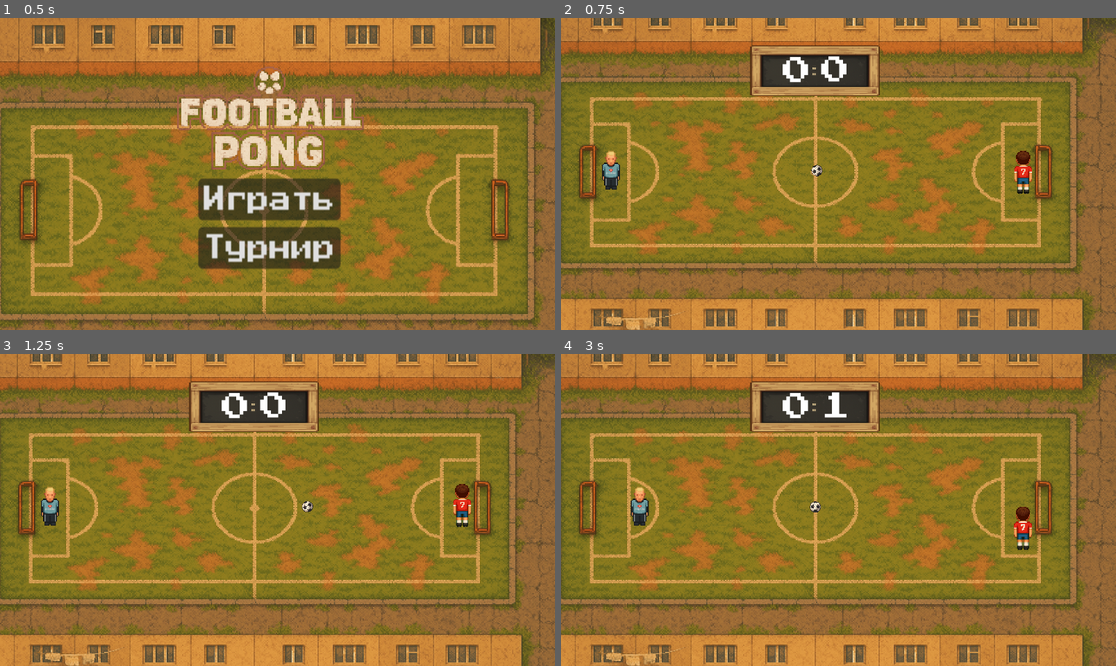
Above: before the commit, frames 1-4 (two rows, left to right).
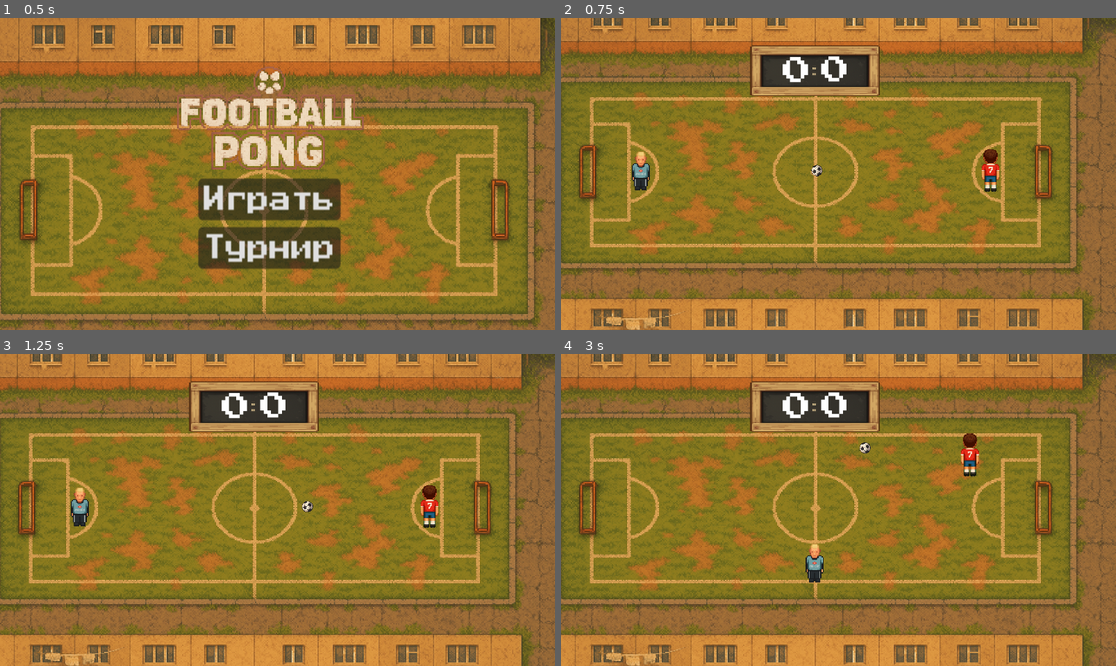
Above: after the commit, the same moments.

Repository: supervi5w4/footballpong
Game: Godot game, scene res://scenes/menu.tscn
The game is run twice, just before and just after one commit, with the same random seed, the same clock (stepped at 60 frames per second) and the same inputs.
Inputs:
- Up to frame 1 (0.5 s): no input
- Up to frame 2 (0.75 s): click "Играть" at 0.5 s
- Up to frame 3 (1.25 s): no input
- Up to frame 4 (3 s): hold Right (ui_right) 1.28-2.03 s; hold Down (ui_down) 2.03-2.78 s; hold Right (ui_right) from 2.78 s (still down)

Frame 1 is identical in both runs. In frame 2, 1.3% of the frame differs, in the area x 7-85%, y 42-57%; in frame 3, 1.3%; in frame 4, 1.7%, in the area x 12-85%, y 12-74%.

Commit message:
Add files via upload

Diff:
--- a/scenes/ai_paddle.gd
+++ b/scenes/ai_paddle.gd
@@ -5,6 +5,11 @@
 # ------------------------------------------------------------
 extends CharacterBody2D
 class_name AiPaddle
+
+# --- Горизонтальные ограничения (аналогично Player) ---
+@export var LEFT_MARGIN_PX: int = 200
+@export var use_center_as_right_limit: bool = true
+@export var center_bias_px: int = 50   # на сколько пикселей НЕ доходить до центра
 
 # ---------------- Tunables & Constants ----------------
 @export_range(0.0, 1.0, 0.01) var skill: float = 0.85
@@ -99,7 +104,6 @@
 				info["vel"].y += sign_dir * FIRST_HIT_DEVIATION_Y
 				_is_first_hit = false
 
-			# Модель "промаха" для слабого бота
 			var miss := pow(1.0 - skill, 2.0)
 			if randf() < miss:
 				var angle_err := randf_range(-0.35, 0.35) * (1.0 + (1.0 - skill))
@@ -114,6 +118,13 @@
 		var left_side: bool = _ball.global_position.x < HALF_FIELD_X
 		if (defends_right_side and left_side) or (not defends_right_side and not left_side):
 			_is_first_hit = true
+func _schedule_next_think() -> void:
+	# Период «переосмыслить план» зависит от скилла и стиля
+	var style: Dictionary = STYLE_DB.get(behaviour_style, STYLE_DB["balanced"])
+	var weak := 1.0 - skill
+	var react := REACTION_BASE + weak * weak * 0.4
+	react *= randf_range(0.8, 1.4) * float(style.error_mult) * (1.0 + weak)
+	_time_to_next_think = react
 
 # ---------------- THINK ----------------
 func _think() -> void:
@@ -125,7 +136,7 @@
 
 	var lv: Vector2 = _ball.linear_velocity
 	var spd: float = lv.length()
-	var ball_dir: Vector2 = (lv / max(spd, 0.0001))  # безопасная "нормализация"
+	var ball_dir: Vector2 = (lv / max(spd, 0.0001))
 
 	var ball_behind: bool = _is_ball_behind()
 	var heading_to_goal: bool = (defends_right_side and lv.x > 0.0) or (not defends_right_side and lv.x < 0.0)
@@ -161,7 +172,6 @@
 		else:
 			match _state:
 				State.DEFEND:
-					# Чем выше aggression — тем меньше бот склонен блокировать игрока из обороны
 					var block_chance: float = lerp(0.7, 0.2, aggression)
 					_state = State.INTERCEPT if b_to_me else State.BLOCK_PLAYER if b_to_player and randf() < block_chance else State.ATTACK
 				State.INTERCEPT:
@@ -355,11 +365,47 @@
 		State.EDGE_GUARD:
 			speed *= 0.9
 	velocity = dir * speed
-	move_and_slide()
-
-func _schedule_next_think() -> void:
-	var style: Dictionary = STYLE_DB.get(behaviour_style, STYLE_DB["balanced"])
-	var weak: float = 1.0 - skill
-	var react: float = REACTION_BASE + weak * weak * 0.4
-	react *= randf_range(0.8, 1.4) * float(style.error_mult) * (1.0 + weak)
-	_time_to_next_think = react
+	move_and_slide()      # двигаем тело (реком. паттерн для CharacterBody2D)
+	_clamp_x()            # затем жёстко клампим X по вьюпорту
+
+# ==========================================================
+#                    HORIZONTAL CLAMP HELPERS
+# ==========================================================
+
+func _clamp_x() -> void:
+	var vp: Rect2 = get_viewport_rect()  # CanvasItem → прямоугольник вьюпорта
+	var half := _resolve_half_size()
+
+	var center_x := vp.position.x + vp.size.x * 0.5
+
+	var min_x: float
+	var max_x: float
+
+	if defends_right_side:
+		# Правая половина: от центра (сдвинуто в ПРАВО) до правого края с отступом
+		min_x = center_x + float(center_bias_px) + half.x if use_center_as_right_limit \
+			else vp.position.x + half.x
+		max_x = vp.position.x + vp.size.x - float(LEFT_MARGIN_PX) - half.x
+	else:
+		# Левая половина: от левого края с отступом до центра (сдвинуто в ЛЕВО)
+		min_x = vp.position.x + float(LEFT_MARGIN_PX) + half.x
+		max_x = center_x - float(center_bias_px) - half.x if use_center_as_right_limit \
+			else vp.position.x + vp.size.x - half.x
+
+	if min_x > max_x:
+		max_x = min_x
+
+	global_position.x = clamp(global_position.x, min_x, max_x)
+
+func _resolve_half_size() -> Vector2:
+	var cs := get_node_or_null("CollisionShape2D") as CollisionShape2D
+	if cs and cs.shape:
+		if cs.shape is RectangleShape2D:
+			return (cs.shape as RectangleShape2D).extents
+		if cs.shape is CapsuleShape2D:
+			var s := cs.shape as CapsuleShape2D
+			return Vector2(s.radius, s.height * 0.5)
+		if cs.shape is CircleShape2D:
+			var c := cs.shape as CircleShape2D
+			return Vector2(c.radius, c.radius)
+	return Vector2(16, 16)
--- a/scenes/game.tscn
+++ b/scenes/game.tscn
@@ -112,10 +112,10 @@
 shape = SubResource("RectangleShape2D_0tnpc")
 
 [node name="PlayerPaddle" parent="." instance=ExtResource("4_lbhrr")]
-position = Vector2(173, 529)
+position = Vector2(276, 531)
 
 [node name="AiPaddle" parent="." instance=ExtResource("5_iywne")]
-position = Vector2(1598, 534)
+position = Vector2(1486, 529)
 skill = 0.0
 behaviour_style = "defensive"
 ball_path = NodePath("../Ball")
--- a/scenes/player_paddle.gd
+++ b/scenes/player_paddle.gd
@@ -1,60 +1,79 @@
 # ------------------------------------------------------------
-#  PlayerPaddle.gd – игрок-ракетка
-#  Godot 4.4.1 | GDScript 2.0
+# PlayerPaddle.gd – игрок-ракетка (Godot 4.4.1 | GDScript 2.0)
+# Ограничения по X:
+#   • Слева: фиксированный отступ LEFT_MARGIN_PX (по умолчанию 200 px)
+#   • Справа: центр экрана минус center_bias_px (чуть не доходим до центра)
 # ------------------------------------------------------------
 extends CharacterBody2D
 class_name PlayerPaddle
 
 const MOVE_SPEED: float = 850.0
-const Utils: Script = preload("res://scripts/utils.gd")
 
-# На сколько далеко за центр игрок может «выглядывать»
-const ADVANCE_LIMIT_PROPORTION: float = 0.45    # 0.0 – 1.0
-@export var is_left_side: bool = true            # true → левый игрок, false → правый
+# --- Горизонтальные ограничения ---
+@export var LEFT_MARGIN_PX: int = 200
+@export var use_center_as_right_limit: bool = true
+@export var center_bias_px: int = 50   # на сколько пикселей левее центра ограничивать
+
+# Если знаешь точный полуразмер спрайта/коллайдера — задай здесь.
+@export var half_size_override: Vector2 = Vector2.ZERO
 
 var start_pos: Vector2 = Vector2.ZERO
 
-
 func _ready() -> void:
 	start_pos = global_position
-
 
 func reset_position() -> void:
 	global_position = start_pos
 	velocity = Vector2.ZERO
 
-
 func _physics_process(_delta: float) -> void:
-	# ---------- Управление ----------
-	var dir: Vector2 = Vector2(
+	# Управление клавишами
+	var dir := Vector2(
 		Input.get_action_strength("ui_right") - Input.get_action_strength("ui_left"),
 		Input.get_action_strength("ui_down")  - Input.get_action_strength("ui_up")
 	)
-	velocity = dir.normalized() * MOVE_SPEED if dir != Vector2.ZERO else Vector2.ZERO
-	move_and_slide()
+	if dir.length() > 1.0:
+		dir = dir.normalized()
 
-	# ---------- Ограничиваем игрока своей половиной ----------
-	var viewport_width: float = get_viewport_rect().size.x
-	var limit: float          = viewport_width * ADVANCE_LIMIT_PROPORTION
+	velocity = dir * MOVE_SPEED
+	move_and_slide()  # потом зажимаем X в допустимый диапазон
 
-	if is_left_side:
-		# Левый игрок: 0 — limit
-		global_position.x = clamp(global_position.x, 0.0, limit)
-	else:
-		# Правый игрок: (width − limit) — width
-		var right_min: float = viewport_width - limit
-		global_position.x = clamp(global_position.x, right_min, viewport_width)
+	_clamp_x()
 
-	# ---------- Отражаем мяч с учётом спина ----------
-	for i in range(get_slide_collision_count()):
-		var col: KinematicCollision2D = get_slide_collision(i)
-		if col.get_collider() is RigidBody2D and col.get_collider().is_in_group("ball"):
-			var ball: RigidBody2D = col.get_collider()
-			var info: Dictionary = Utils.reflect(
-				ball.linear_velocity,
-				col.get_normal(),
-				velocity,
-				1.05            # коэффициент усиления/добавки спина
-			)
-			ball.linear_velocity  = info["vel"]
-			ball.angular_velocity = info["spin"]
+# ----------------- ВСПОМОГАТЕЛЬНОЕ -----------------
+
+func _clamp_x() -> void:
+	var vp: Rect2 = get_viewport_rect()  # у CanvasItem; даёт прямоугольник вьюпорта
+	var half := _resolve_half_size()
+
+	var min_x := vp.position.x + float(LEFT_MARGIN_PX) + half.x
+
+	var right_limit := vp.position.x + vp.size.x
+	if use_center_as_right_limit:
+		right_limit = vp.position.x + vp.size.x * 0.5 - float(center_bias_px)
+
+	var max_x := right_limit - half.x
+
+	# Подстраховка: если окно очень узкое и границы пересеклись
+	if min_x > max_x:
+		max_x = min_x
+
+	global_position.x = clamp(global_position.x, min_x, max_x)
+
+func _resolve_half_size() -> Vector2:
+	# 1) Явное значение
+	if half_size_override != Vector2.ZERO:
+		return half_size_override
+	# 2) Из коллайдера
+	var cs := get_node_or_null("CollisionShape2D") as CollisionShape2D
+	if cs and cs.shape:
+		if cs.shape is RectangleShape2D:
+			return (cs.shape as RectangleShape2D).extents # extents = полуразмеры
+		if cs.shape is CapsuleShape2D:
+			var s := cs.shape as CapsuleShape2D
+			return Vector2(s.radius, s.height * 0.5)
+		if cs.shape is CircleShape2D:
+			var c := cs.shape as CircleShape2D
+			return Vector2(c.radius, c.radius)
+	# 3) Дефолт
+	return Vector2(16, 16)
